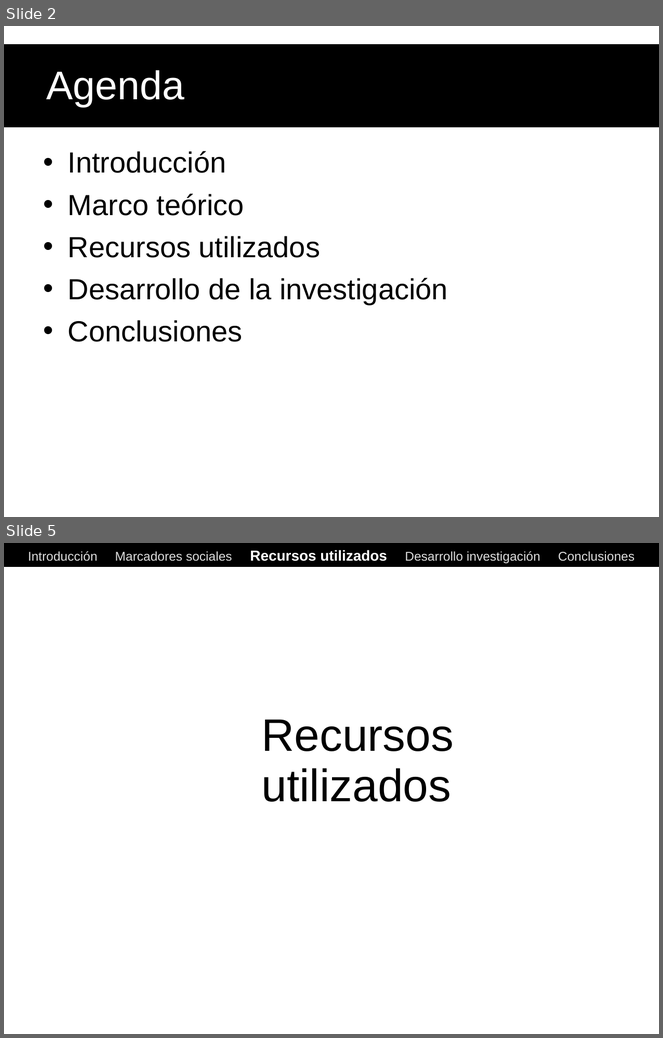
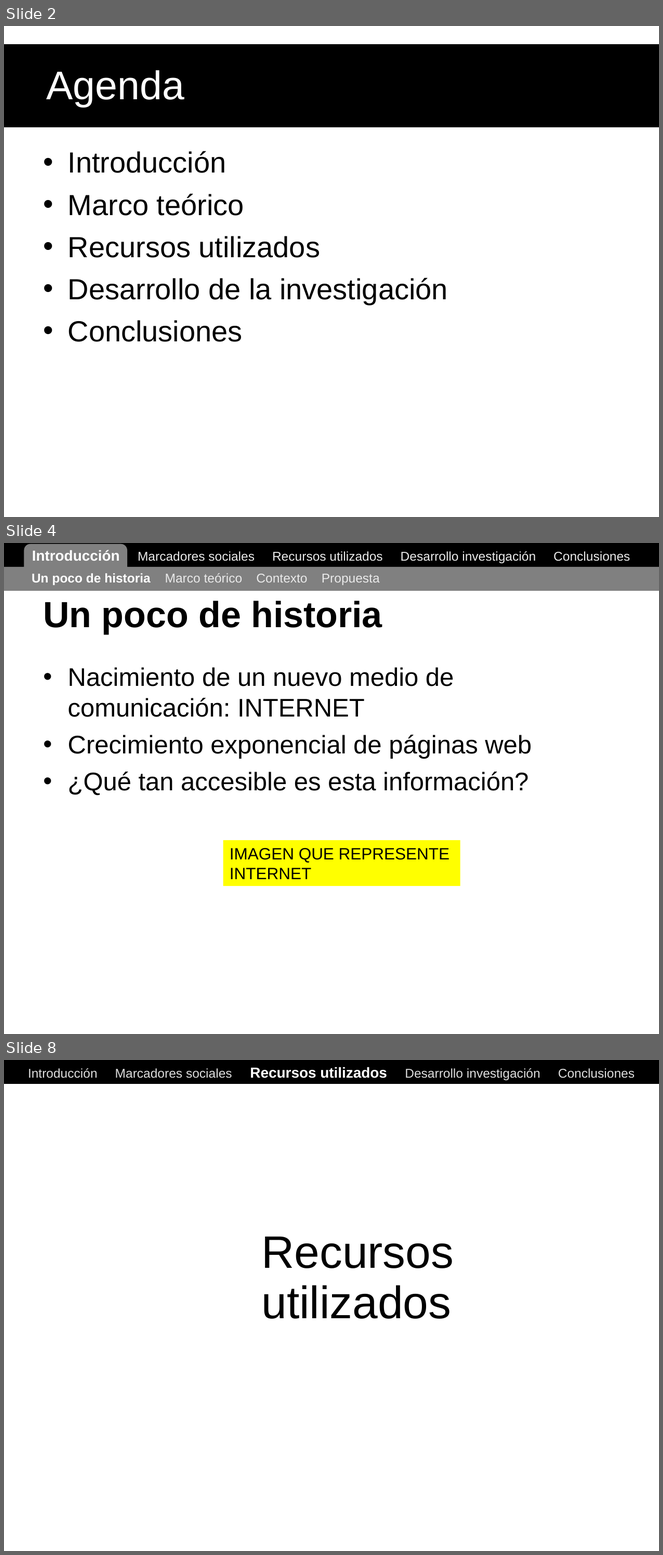
Before and after one commit to ak907kenai/nicotournetesis, a slide deck: docs_trunk/Nicolás Tourné - Presentación Tesis (v1).ppt. Shown one above the other, each under a label of ours: slides 2 and 5 before the commit, slides 2, 4 and 8 after it; the slides between them are not shown. The pictures are 663x1038 and 663x1555 pixels, drawn with LibreOffice and Linux fonts; fonts in the diff are those of the drawing. Boxes give left, top, right and bottom in pixels: in the first picture for what was removed or moved away, otherwise in the second. Text is boxed around its words. In the diff, an @@ line names an element or a change of style, - is before the commit and + after.

```diff
--- a/docs_trunk/Nicolás Tourné - Presentación Tesis (v1).ppt
+++ b/docs_trunk/Nicolás Tourné - Presentación Tesis (v1).ppt
@@ slide 4 added at bbox=[4, 543, 659, 1034], background #FFFFFF @@
@@ rectangle added at bbox=[4, 543, 659, 566], fill #000000, outline #000000 0.74 pt @@
@@ rounded rectangle added at bbox=[24, 544, 128, 583], fill #808080 @@
@@ text added at bbox=[32, 550, 630, 563], 14 pt, text #EAEAEA @@
+Introducción Marcadores sociales Recursos utilizados Desarrollo investigación Conclusiones
@@ rectangle added at bbox=[4, 566, 659, 590], fill #808080 @@
@@ text added at bbox=[32, 573, 380, 585], 14 pt, text #EAEAEA @@
+Un poco de historia Marco teórico Contexto Propuesta
@@ title added at bbox=[43, 601, 382, 634], 40 pt, text #000000, bold @@
+Un poco de historia
@@ text added at bbox=[68, 667, 532, 796], 28 pt, text #000000 @@
+• Nacimiento de un nuevo medio de comunicación: INTERNET
+• Crecimiento exponencial de páginas web
+• ¿Qué tan accesible es esta información?
@@ rectangle added at bbox=[223, 840, 461, 886], fill #FFFF00, 18 pt, text #000000 @@
+IMAGEN QUE REPRESENTE INTERNET
@@ what was slide 5 is now slide 8 @@
```
Also in this commit, not shown: 4 slides changed, 2 other slides added, 2 other files.
